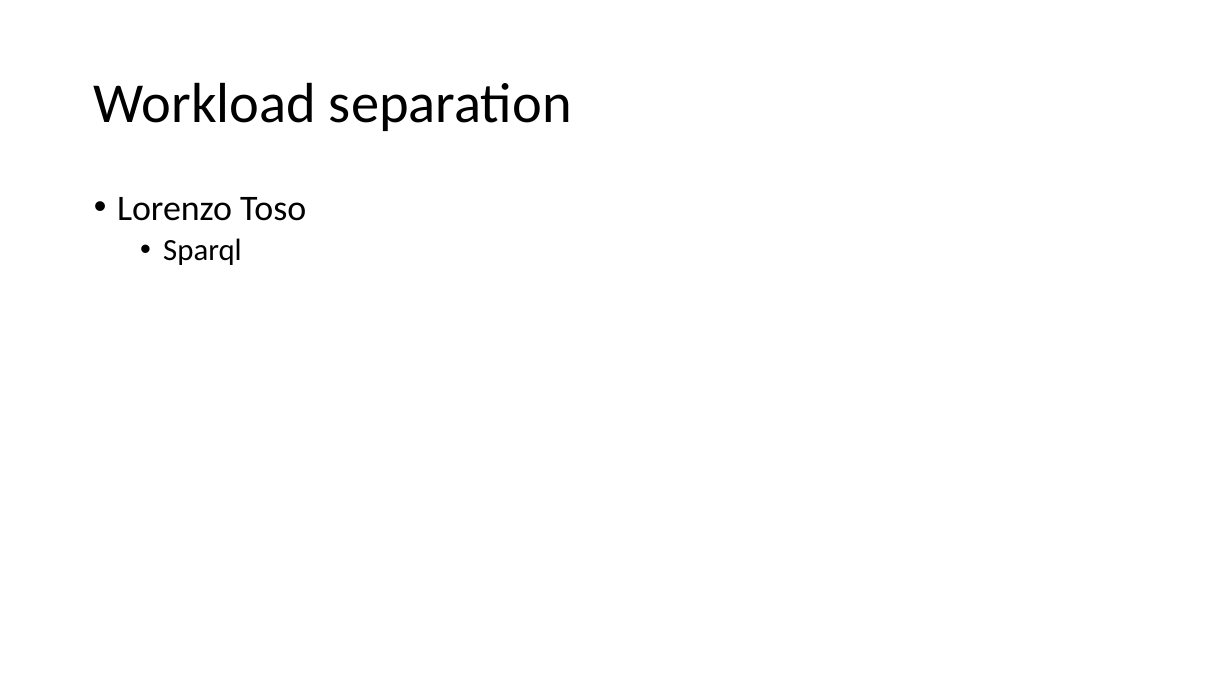
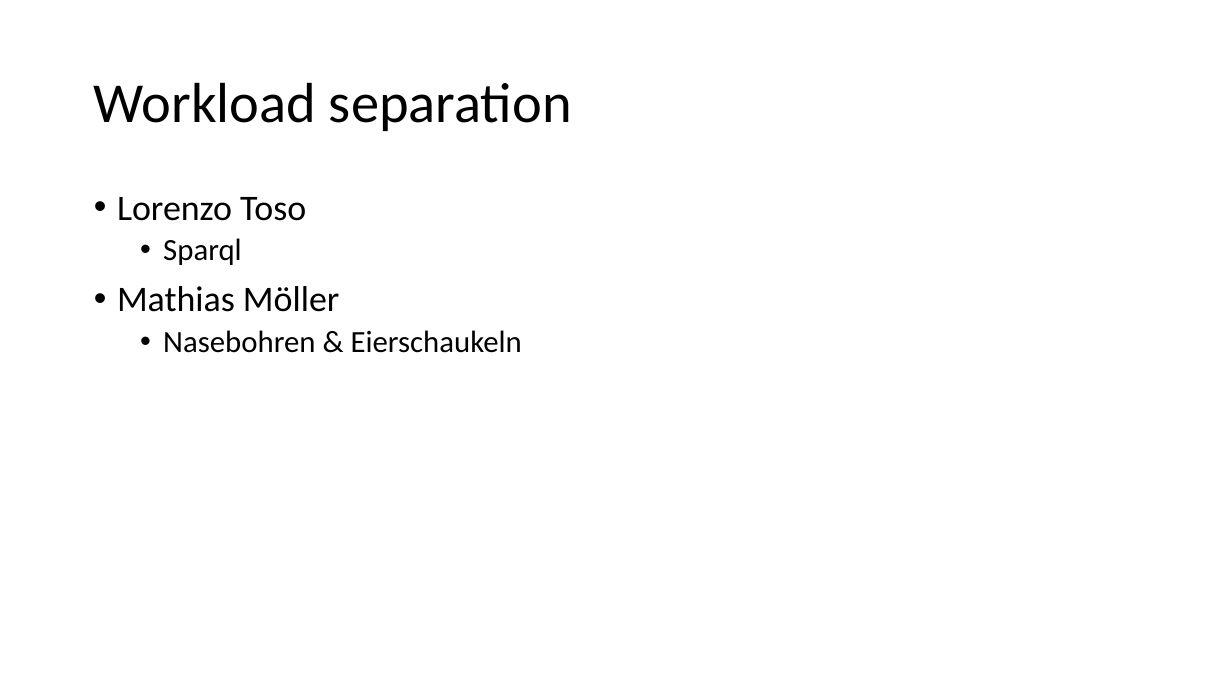
Before and after one commit to mathiasmoeller/LinkedMovieApp, a slide deck: slide 6 of Linked Movie Exploration Graph.pptx (slide 5 before the commit). Drawn at 1232x693 pixels with LibreOffice and Linux fonts; fonts in the diff are those of the drawing; background and template pictures are left out. Boxes give left, top, right and bottom in pixels: in the first picture for what was removed or moved away, otherwise in the second. Text is boxed around its words. In the diff, an @@ line names an element or a change of style, - is before the commit and + after.

```diff
--- a/Linked Movie Exploration Graph.pptx
+++ b/Linked Movie Exploration Graph.pptx
@@ text at (117, 286, 522, 353): paragraphs added @@
+• Mathias Möller
+  • Nasebohren & Eierschaukeln
```
Also in this commit, not shown: 5 other slides changed.
